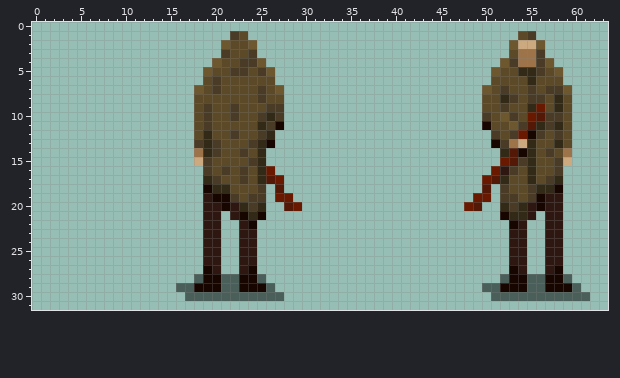
Pixel-art sprite, stored at app/assets/images/hobo.png. Above, as it was before the edit.
The file is 64x32 pixels. Colours within 5 levels of each other are drawn and written as one. The old version is drawn lined up with the new one.
The same view after the edit:
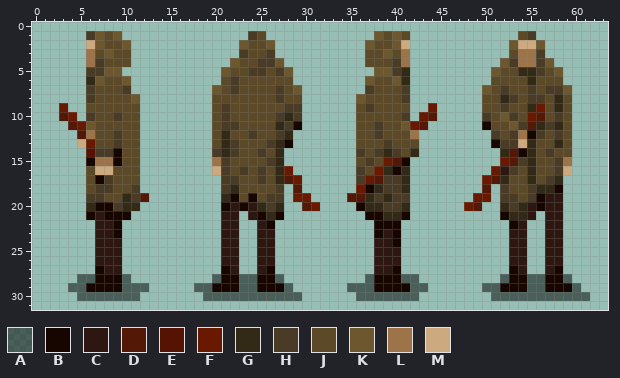
Palette (. is transparent): A #00000080  B #170600  C #2d1710  D #531906  E #561303  F #691900  G #322917  H #493b25  J #5b4927  K #6d572e  L #9d734a  M #cca97f
From the commit log: Add static side-facing states to hobo
What changed:
whole drawing moved by -1,+0 (the old picture is shown already moved)
y 1: x 6..9 .... -> HKJK; x 22..25 HJ.. -> ..HJ; x 38..41 .... -> KJKJ
y 2: x 6..10 ..... -> MKJJK; x 21..26 KJJK.. -> ..KJJK; x 37..41 ..... -> KJJKM
y 3: x 6..10 ..... -> LJKJJ; x 21..26 HJJH.. -> ..HJJH; x 37..41 ..... -> JJKJL
y 4: x 6..10 ..... -> LHJJJ; x 20..27 KJJHHK.. -> ..KJJHHK; x 37..41 ..... -> JJJHL
y 5: x 6..9 .... -> HHKK; x 19..24 KJJHHJ -> ..KJJH; x 26..28 K.. -> JHK; x 38..41 .... -> KKHG
y 6: x 6..10 ..... -> GKJJK; x 19..20 JH -> ..; x 22 J -> H; x 27..28 .. -> JJ; x 37..41 ..... -> KJJKG
y 7: x 6..10 ..... -> HJJJH; x 18..20 KJH -> ..K; x 22 J -> H; x 25 H -> J; x 27..29 K.. -> HJK; x 37..41 ..... -> HJJJH
y 8: x 6..11 ...... -> HJJJJK; x 18..19 JJ -> ..; x 25 H -> J; x 27..29 J.. -> HJJ; x 36..41 ...... -> KJJJJH
y 9: x 3 . -> F; x 6..11 ...... -> JJJJJJ; x 18..19 JH -> ..; x 21..22 JH -> HJ; x 26..29 HH.. -> JJHH; x 36..41 ...... -> JHJJJJ; x 44 . -> F
y 10: x 3..4 .. -> DF; x 6..11 ...... -> HJJHJJ; x 18..19 JH -> ..; x 21..22 JH -> HJ; x 25..26 HG -> JJ; x 28..29 .. -> GH; x 36..41 ...... -> JJJJJH; x 43..44 .. -> FD; x 57 H -> J
y 11: x 4..11 ........ -> DFKJJJJJ; x 18..19 JH -> ..; x 21..22 JJ -> HH; x 25..29 GHB.. -> JJGHB; x 36..43 ........ -> JJHJJKFD
y 12: x 5..11 ....... -> DLJJHJJ; x 18..19 JG -> ..; x 21..22 JH -> GJ; x 24..28 JHG.. -> HJJHG; x 36..42 ....... -> JJHJJJL; x 54 F -> L
y 13: x 5..11 ....... -> MFJJHJJ; x 18..22 HGHJJ -> ..JGH; x 24..28 HGB.. -> JJHGB; x 36..42 ....... -> JJJHJJJ; x 53 L -> H
y 14: x 6..11 ...... -> EHHBJJ; x 18..19 LG -> ..; x 21..23 JJH -> GHJ; x 25..27 G.. -> HJG; x 36..42 ....... -> HJHGHJG; x 59 L -> J
y 15: x 6..11 ...... -> BLLBJJ; x 18..21 MHJJ -> ..LH; x 24..27 HG.. -> JJHG; x 36..41 ...... -> JHJFDB; x 59 M -> L
y 16: x 6..11 ...... -> JMMJJJ; x 19..20 HJ -> .M; x 25..28 GF.. -> HJGF; x 36..41 ...... -> HJFGBG; x 59 . -> M
y 17: x 6..11 ...... -> JBHJJJ; x 19..23 GHJJH -> ..HHJ; x 25..29 GDF.. -> HJGDF; x 36..41 ...... -> HFDHHG
y 18: x 6..11 ...... -> JHHJJH; x 19..22 BGGJ -> ..HG; x 25..27 H.D -> JJH; x 29 . -> D; x 36..41 ...... -> FBGHHG
y 19: x 6..12 ....... -> HHJJGHD; x 19..22 CBBH -> ..GB; x 24..30 HH.FF.. -> BJHH.FF; x 35..41 ....... -> DDGHGHH
y 20: x 6..11 ...... -> GBBHGG; x 19..20 CC -> ..; x 23..24 GH -> BC; x 26..31 ..DF.. -> HG..DF; x 36..41 ...... -> BGGHHG
y 21: x 6..10 ..... -> BCBBB; x 19..21 CC. -> ..C; x 23..24 BG -> .C; x 26..27 .. -> GB; x 37..41 ..... -> BBGGB
y 22: x 7..9 ... -> CCB; x 19..26 CC..CB.. -> ..CC..CB; x 38..40 ... -> BBB
y 23: x 7..9 ... -> CCB; x 19..26 CC..CC.. -> ..CC..CC; x 38..40 ... -> BCB
y 24: x 7..9 ... -> CCC; x 19..26 CC..CC.. -> ..CC..CC; x 38..40 ... -> CCB
y 25..26: x 7..9 ... -> CCC; x 19..26 CC..CC.. -> ..CC..CC; x 38..40 ... -> CCC
y 27: x 7..9 ... -> BCC; x 19..26 BC..CB.. -> ..BC..CB; x 38..40 ... -> CCB
y 28: x 5..10 ...... -> AABBBA; x 18..27 ABBAABBA.. -> ..ABBAABBA; x 37..42 ...... -> ABBBAA
y 29: x 4..12 ......... -> AABBBBAAA; x 16..19 AABB -> ..AA; x 21..24 AABB -> BBAA; x 26..28 A.. -> BBA; x 35..43 ......... -> AAABBBBAA
y 30: x 5..11 ....... -> AAAAAAA; x 17..18 AA -> ..; x 28..29 .. -> AA; x 36..42 ....... -> AAAAAAA
